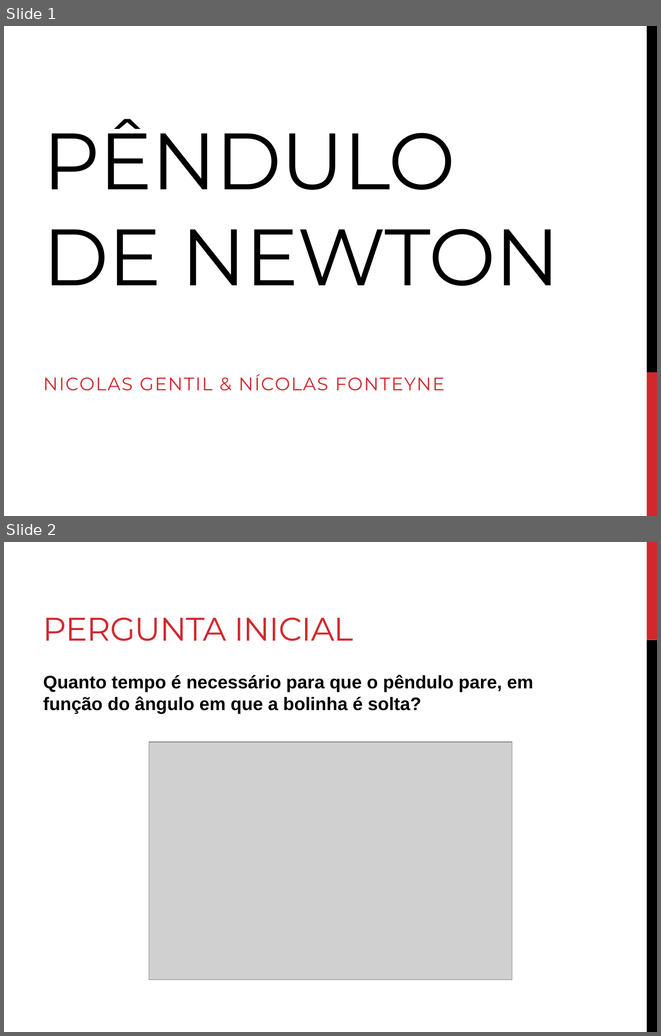
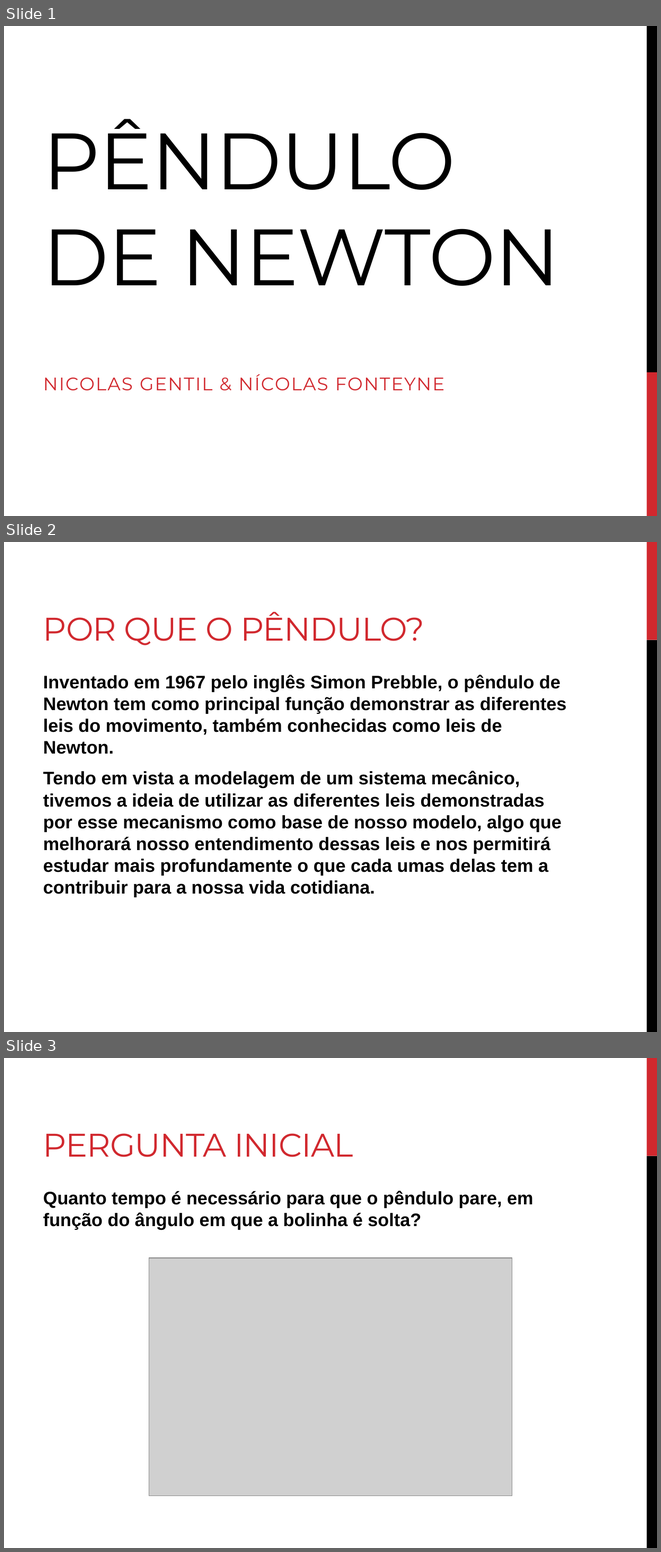
Before and after one commit to thegentil/Projeto_ModSim, a slide deck: Apresentação Final.pptx. Shown one above the other, each under a label of ours: slides 1 and 2 before the commit, slides 1, 2 and 3 after it. The pictures are 661x1036 and 661x1552 pixels, drawn with LibreOffice and Linux fonts; fonts in the diff are those of the drawing; grey boxes stand for pictures. Boxes give left, top, right and bottom in pixels: in the first picture for what was removed or moved away, otherwise in the second. Text is boxed around its words. In the diff, an @@ line names an element or a change of style, - is before the commit and + after.

```diff
--- a/Apresentação Final.pptx
+++ b/Apresentação Final.pptx
@@ slide 2 added at (4,542,657,1032), background #FFFFFF; not listed: 2 template elements that a slide beside it also shows @@
@@ title added at (43,611,425,645), 36 pt, text #D1282E @@
+POR QUE O PÊNDULO?
@@ text added at (43,674,567,897), 20 pt, text #000000, bold @@
+Inventado em 1967 pelo inglês Simon Prebble, o pêndulo de Newton tem como principal função demonstrar as diferentes leis do movimento, também conhecidas como leis de Newton.
+Tendo em vista a modelagem de um sistema mecânico, tivemos a ideia de utilizar as diferentes leis demonstradas por esse mecanismo como base de nosso modelo, algo que melhorará nosso entendimento dessas leis e nos permitirá estudar mais profundamente o que cada umas delas tem a contribuir para a nossa vida cotidiana.
@@ what was slide 2 is now slide 3 @@
```
Also in this commit, not shown: 2 slides changed, 9 other slides added.
